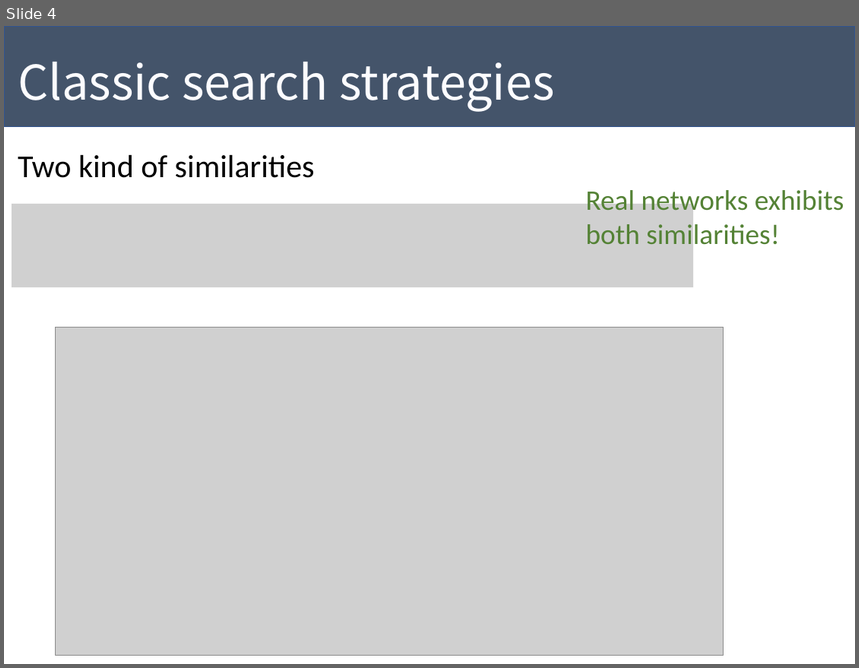
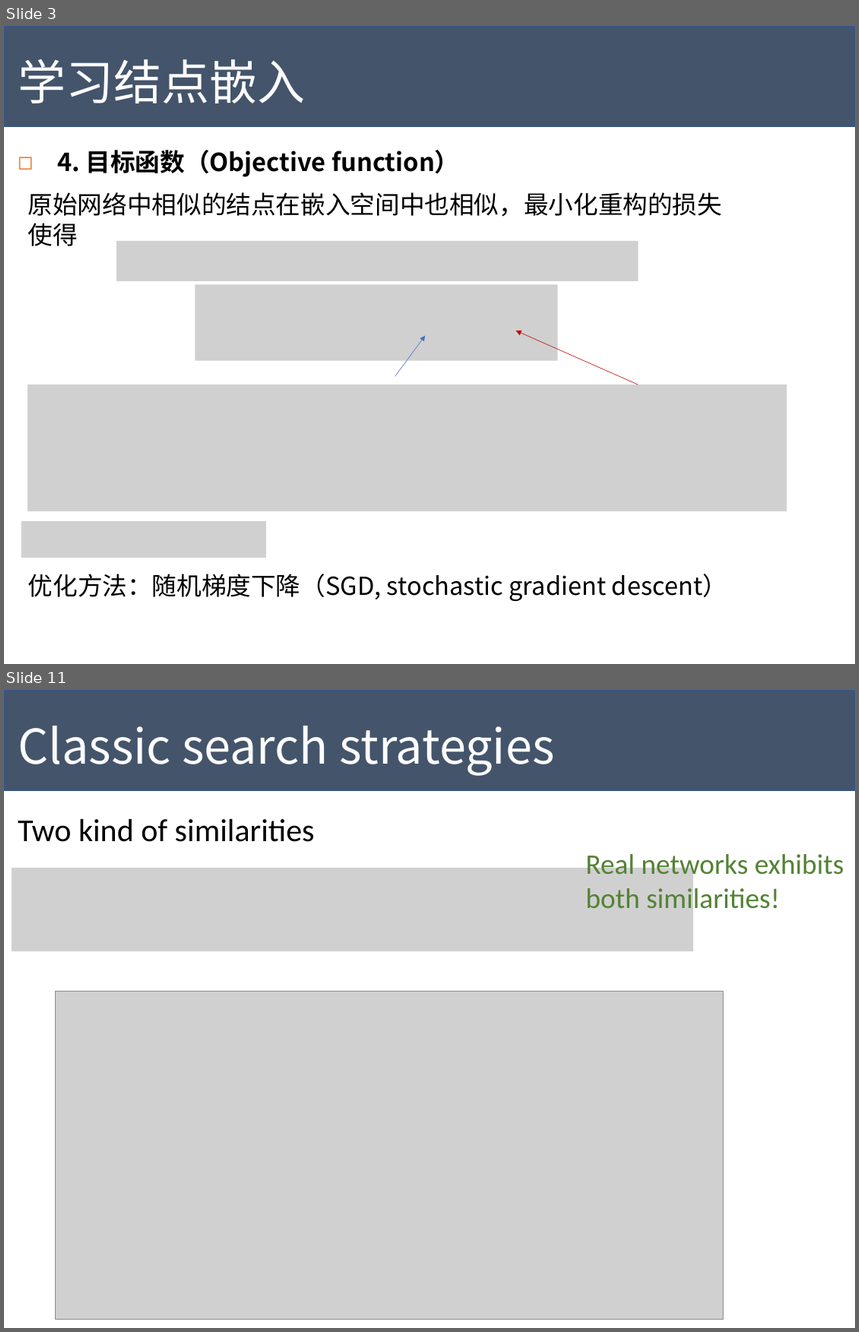
Before and after one commit to Tigerrr07/GNN-tiger, a slide deck: GE.pptx. Shown one above the other, each under a label of ours: slide 4 before the commit, slides 3 and 11 after it; the slides between them are not shown. The pictures are 859x668 and 859x1332 pixels, drawn with LibreOffice and Linux fonts; fonts in the diff are those of the drawing; grey boxes stand for pictures. Boxes give left, top, right and bottom in pixels: in the first picture for what was removed or moved away, otherwise in the second. Text is boxed around its words. In the diff, an @@ line names an element or a change of style, - is before the commit and + after.

```diff
--- a/GE.pptx
+++ b/GE.pptx
@@ slide 3 added at (4,26,855,664), background #FFFFFF @@
@@ rectangle added at (4,26,855,126), fill #44546A, outline #325491 1 pt @@
@@ text added at (18,59,305,104), 54 pt, text #FCFCFF @@
+学习结点嵌入
@@ text added at (58,150,459,177), 28 pt, text #000000, bold @@
+◻ 4. 目标函数（Objective function）
@@ text added at (28,192,722,246), 28 pt, text #000000 @@
+原始网络中相似的结点在嵌入空间中也相似，最小化重构的损失使得
@@ picture added at (116,241,638,281) @@
@@ picture added at (195,284,557,360) @@
@@ arrow added from (395, 376) to (426, 336), #4472C4 0.5 pt @@
@@ arrow added from (639, 385) to (516, 332), #C00000 0.5 pt @@
@@ picture added at (28,385,787,512) @@
@@ picture added at (21,522,266,558) @@
@@ text added at (28,574,728,601), 28 pt, text #000000 @@
+优化方法：随机梯度下降（SGD, stochastic gradient descent）
@@ what was slide 4 is now slide 11 @@
```
Also in this commit, not shown: 1 slide changed, 8 other slides added, 2 slides removed, 2 other files.
